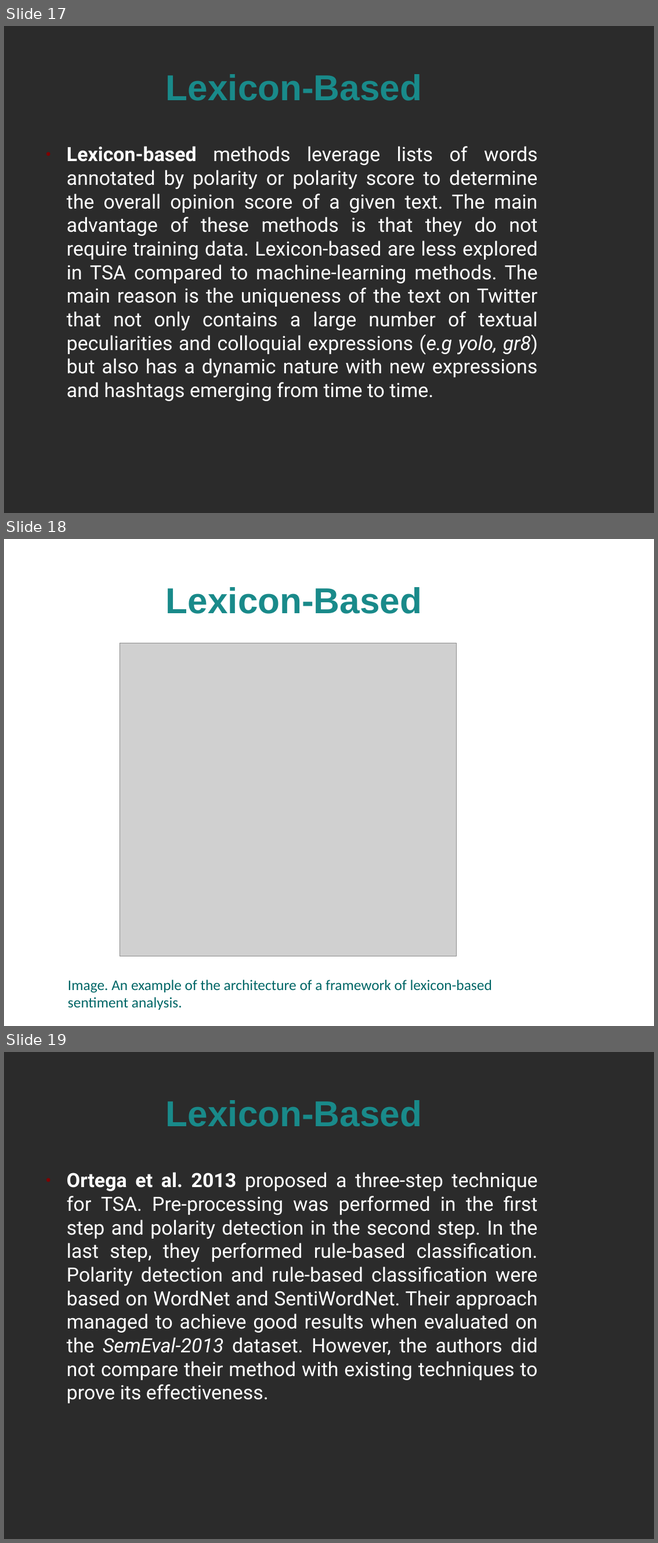
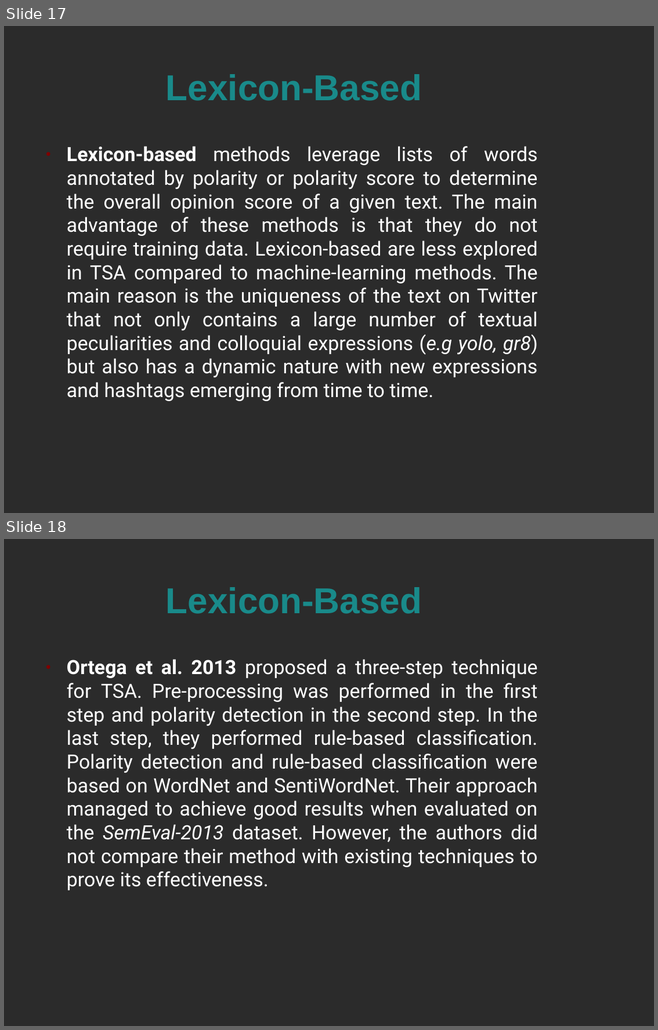
Before and after one commit to alextsil/twitter-topic-detection-and-analysis, a slide deck: parousiasi/presentation.odp. Shown one above the other, each under a label of ours: slides 17, 18 and 19 before the commit, slides 17 and 18 after it. The pictures are 658x1543 and 658x1030 pixels, drawn with LibreOffice and Linux fonts; fonts in the diff are those of the drawing; grey boxes stand for pictures; background and template pictures are left out; a plain dark background stands for a picture behind light text. Boxes give left, top, right and bottom in pixels: in the first picture for what was removed or moved away, otherwise in the second. Text is boxed around its words. In the diff, an @@ line names an element or a change of style, - is before the commit and + after.

```diff
--- a/parousiasi/presentation.odp
+++ b/parousiasi/presentation.odp
@@ slide 18 removed at <box>4,539,654,1026</box>, background picture (left out) @@
@@ title removed at <box>166,587,422,614</box> @@
-Lexicon-Based
@@ picture removed at <box>120,643,457,957</box> @@
@@ text removed at <box>68,980,492,1010</box> @@
-Image. An example of the architecture of a framework of lexicon-based sentiment analysis.
@@ what was slide 19 is now slide 18 @@
```
Also in this commit, not shown: 4 slides changed.
